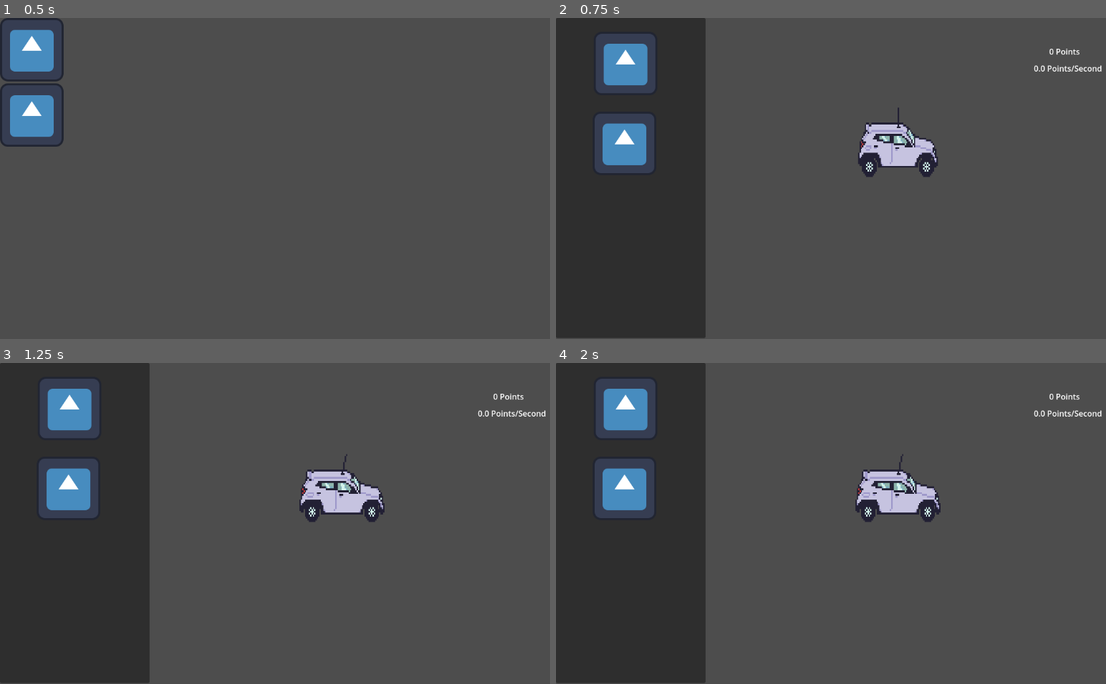
Above: before the commit, frames 1-4 (two rows, left to right).
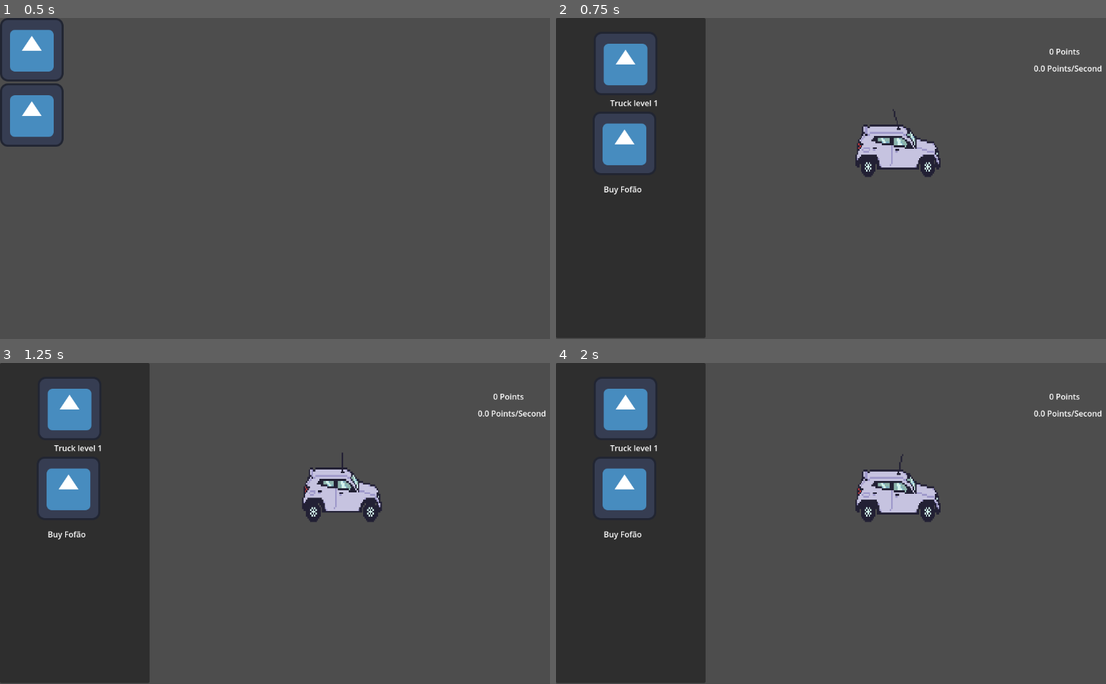
Above: after the commit, the same moments.

Repository: hhsoares/fofaoclicks
Game: Godot game, scene res://scenes/menu.tscn
Same seed, same stepped clock (60 frames per second), same inputs: the game is played once before the commit and once after it. The engine's default icon, where the game draws it, is replaced by a stand-in: a white triangle on a blue panel in a dark square.
Inputs (mouse positions are in pixels of both pictures, inside the frame that each line leads up to):
- Up to frame 1 (0.5 s): no input
- Up to frame 2 (0.75 s): click (710, 50) at 0.5 s
- Up to frame 3 (1.25 s): no input
- Up to frame 4 (2 s): click (627, 407) at 1.25 s

Frame 1 is identical in both runs. In frame 2, 1.1% of the frame differs, in the area x 8-70%, y 25-56%; in frame 3, 1.1%; in frame 4, 0.2%.

Commit message:
added labels

Diff:
--- a/scenes/main.tscn
+++ b/scenes/main.tscn
@@ -92,7 +92,7 @@
 position = Vector2(688.5, 247.25)
 scale = Vector2(2.671875, 3.8076923)
 sprite_frames = SubResource("SpriteFrames_tefeu")
-frame_progress = 0.12725441
+frame_progress = 0.78943473
 
 [node name="CollisionShape2D" type="CollisionShape2D" parent="Truck"]
 position = Vector2(693, 266.5)
@@ -118,6 +118,22 @@
 offset_bottom = 317.0
 texture_normal = ExtResource("4_jyhfs")
 
+[node name="TruckLabel" type="Label" parent="Panel"]
+layout_mode = 0
+offset_left = 109.0
+offset_top = 160.0
+offset_right = 206.0
+offset_bottom = 183.0
+text = "Truck level 1"
+
+[node name="FofaoLabel" type="Label" parent="Panel"]
+layout_mode = 0
+offset_left = 96.0
+offset_top = 334.0
+offset_right = 173.0
+offset_bottom = 357.0
+text = "Buy Fofão"
+
 [node name="PointsLabel" type="Label" parent="."]
 offset_left = 993.0
 offset_top = 56.0
--- a/scripts/main.gd
+++ b/scripts/main.gd
@@ -1,11 +1,16 @@
 extends Node2D
 
 @onready var points_label: Label = $PointsLabel
+@onready var truck_label: Label = $Panel/TruckLabel
+@onready var fofao_label: Label = $Panel/FofaoLabel
 
 @onready var fofao: Node2D = $Fofao
 
 const FOFAO_UPGRADE_COST := 10
 const TRUCK_UPGRADE_COST := 20
+
+var truck_level = 1
+var fofao_level = 0
 
 func _ready() -> void:
 	update_points_label()
@@ -21,6 +26,8 @@
 		Global.points_per_click += 1.0
 		fofao.visible = true
 		fofao.get_node("AnimatedSprite2D").play("default")
+		fofao_level += 1
+		fofao_label.text = "Fofão level %d" % fofao_level
 		update_points_label()
 
 func _on_truck_button_pressed() -> void:
@@ -28,4 +35,6 @@
 		Global.points -= TRUCK_UPGRADE_COST
 		Global.points_per_second += 1.0
 		Global.points_per_click += 1.0
+		truck_level += 1
+		truck_label.text = "Truck level %d" % truck_level
 		update_points_label()
